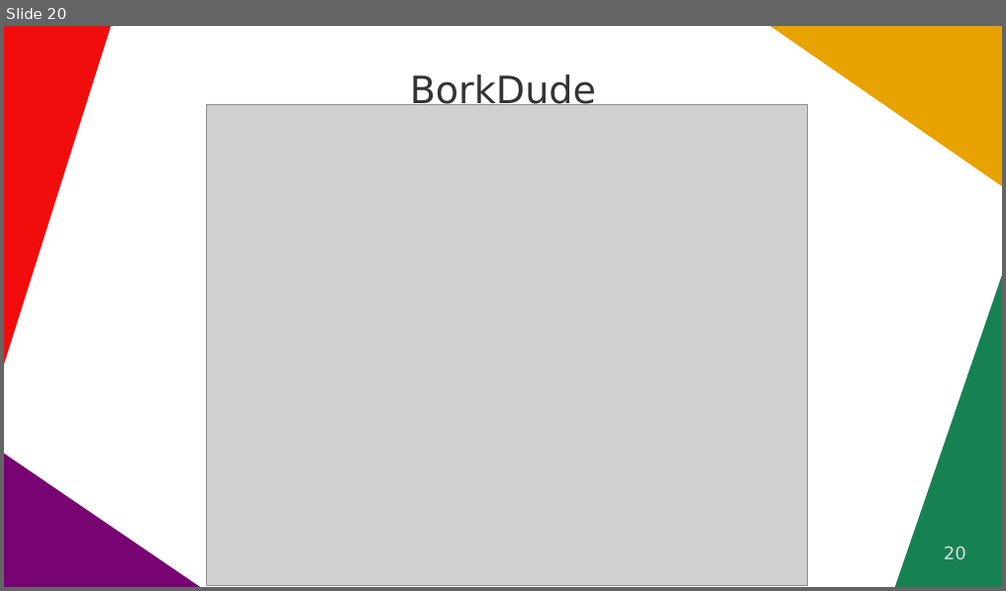
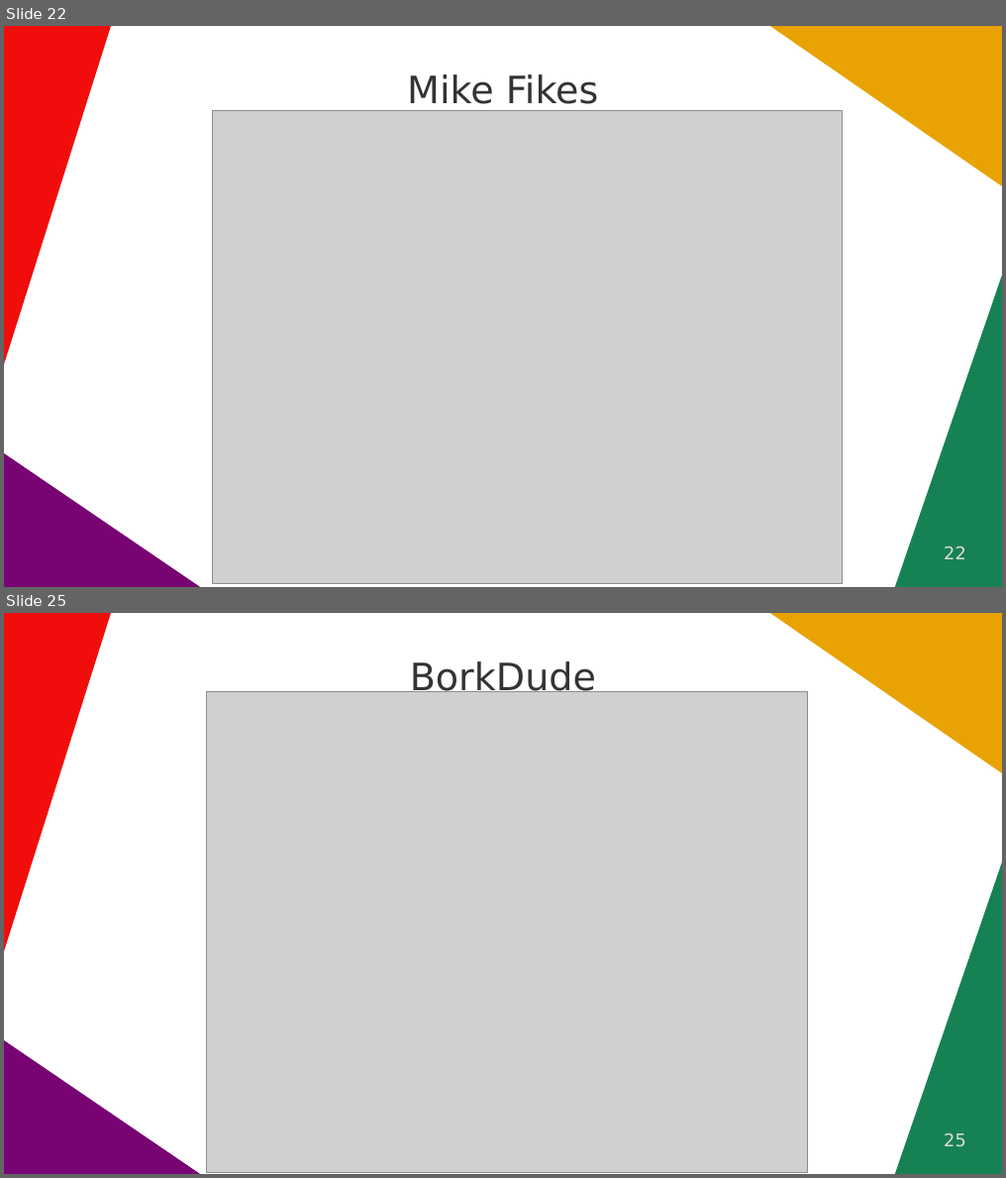
Before and after one commit to quoll/cljs-math, a slide deck: docs/ClojureDays2022.odp. Shown one above the other, each under a label of ours: slide 20 before the commit, slides 22 and 25 after it; the slides between them are not shown. The pictures are 1006x591 and 1006x1178 pixels, drawn with LibreOffice and Linux fonts; fonts in the diff are those of the drawing; grey boxes stand for pictures. Boxes give left, top, right and bottom in pixels: in the first picture for what was removed or moved away, otherwise in the second. Text is boxed around its words. In the diff, an @@ line names an element or a change of style, - is before the commit and + after.

```diff
--- a/docs/ClojureDays2022.odp
+++ b/docs/ClojureDays2022.odp
@@ slide 22 added at box(4, 26, 1002, 587), background #FFFFFF; not listed: 4 template elements that a slide beside it also shows @@
@@ title added at box(407, 75, 599, 111), 30 pt, text #333333 @@
+Mike Fikes
@@ picture added at box(213, 110, 843, 583) @@
@@ page number added at box(944, 547, 966, 560), 14 pt, text #DDDDDD @@
+22
@@ what was slide 20 is now slide 25 @@
@@ page number at box(944, 1134, 966, 1148): text changed @@
-20
+25
```
Also in this commit, not shown: 7 slides changed, 11 other slides added, 1 slide removed.
